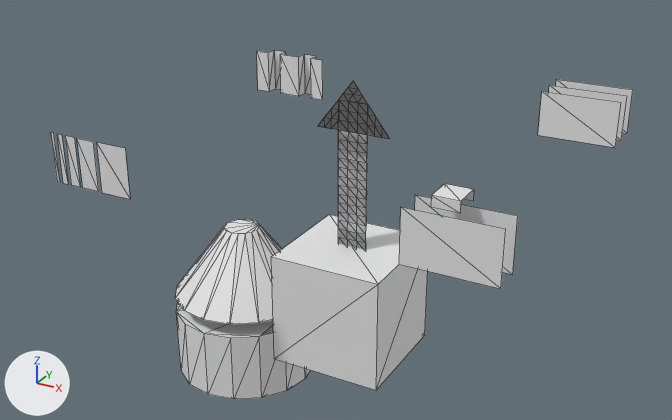
The Blender file Public/GitmotshapeScript.blend as it was, and as the next commit left it.
One viewpoint serves both versions: a 50 mm lens placed at (4.6, -8.76, 5.49), pointed at (-0.39, 0.32, 0.95). The axes (+X, +Y, +Z) are drawn at lower left. The lights are the same throughout. Mesh edges are drawn as thin lines.
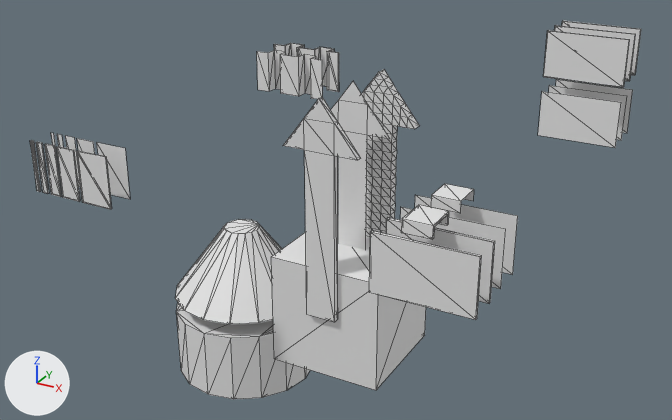
What differs and where, as boxes [x1, y1, x2, y2] in the pictures (672 x 420 px):
'Plane.009', added: after [369, 205, 495, 320]
'Plane.006', added: after [283, 97, 361, 322]
'Plane.005', reshaped, moved: before [318, 81, 387, 250]; after [362, 69, 419, 238]
'Plane.007', added: after [543, 21, 641, 88]
'Plane.010', added: after [30, 140, 112, 209]
'Plane.008', added: after [274, 43, 339, 92]

The change, as a diff of the scene's bpy script:
```diff
--- a/Public/GitmotshapeScript.blend.py
+++ b/Public/GitmotshapeScript.blend.py
@@ me_plane_005 @@
-me_plane_005.from_pydata(...)  # 106 vertices, 153 faces; spans x -0.45..0.46, y 0.0, z -1.25..1.34
+me_plane_005.from_pydata(...)  # 212 vertices, 420 faces; spans x -0.45..0.46, y 0.0..0.13, z -1.25..1.34
+# me_plane_005 part 1
+# 153 faces are deleted
+# 4 vertices are added at (-0.18, 0.13, 0.98), (0.18, 0.13, 0.98), (-0.06, 0.13, 0.98), (0.06, 0.13, 0.98)
+# 57 new vertices lie (0.0, 0.13, 0.0) away from vertices in x -0.45..0.46, y 0.0, z -1.25..1.34
+# 20 new vertices lie (-0.12, 0.0, 0.0) away from vertices in x 0.12..0.18, y 0.13, z -1.14..1.18
+# 19 new vertices lie (0.12, 0.0, 0.0) away from vertices in x -0.18, y 0.13, z -1.14..1.1
+# 6 new vertices lie (0.0, 0.0, 0.12) away from vertices in x -0.27..0.27, y 0.13, z 0.75
+# 420 new faces join them
@@ ob_plane_005 @@
 ob_plane_005 = bpy.data.objects.new('Plane.005', me_plane_005)
-ob_plane_005.location = (0.001, 0.0, 1.355)
+ob_plane_005.location = (0.154, 0.318, 1.399)
@@ ob_plane_010 @@
+ob_plane_010 = bpy.data.objects.new('Plane.010', me_plane_010)  # a box spanning x -0.255..-0.186, y 0.0..0.017, z -0.279..0.279; a box spanning x -0.342..-0.302, y 0.0..0.017, z -0.279..0.279; a box spanning x 0.29..0.67, y 0.0..0.017, z -0.279..0.279; a box spanning x 0.023..0.249, y 0.0..0.017, z -0.279..0.279; a box spanning x -0.139..-0.008, y 0.0..0.017, z -0.279..0.279; in mat_material_003 (white #e7e7e7)
+ob_plane_010.location = (-2.213, -2.297, 2.0)
@@ ob_plane_009 @@
+ob_plane_009 = bpy.data.objects.new('Plane.009', me_plane_009)  # 32 vertices, 52 faces; spans x -0.474..0.474, y -0.015..0.315, z -0.279..0.452
+ob_plane_009.location = (2.0, -2.57, 2.0)
@@ ob_plane_008 @@
+ob_plane_008 = bpy.data.objects.new('Plane.008', me_plane_008)  # 40 vertices, 76 faces; spans x -0.53..0.53, y -0.063..0.116, z -0.279..0.279; in mat_material_003 (white #e7e7e7)
+ob_plane_008.location = (-2.056, 2.517, 2.0)
@@ ob_plane_007 @@
+ob_plane_007 = bpy.data.objects.new('Plane.007', me_plane_007)  # a box spanning x -0.474..0.474, y -0.3..-0.27, z -0.279..0.279; a box spanning x -0.474..0.474, y 0.0..0.03, z -0.279..0.279; a box spanning x -0.474..0.474, y 0.3..0.33, z -0.279..0.279
+ob_plane_007.location = (2.0, 2.3, 2.737)
@@ ob_plane_006 @@
+ob_plane_006 = bpy.data.objects.new('Plane.006', me_plane_006)  # 18 vertices, 32 faces; spans x -0.45..0.46, y 0.0..0.07, z -1.25..1.34
+ob_plane_006.location = (0.001, -0.753, 1.355)
```
